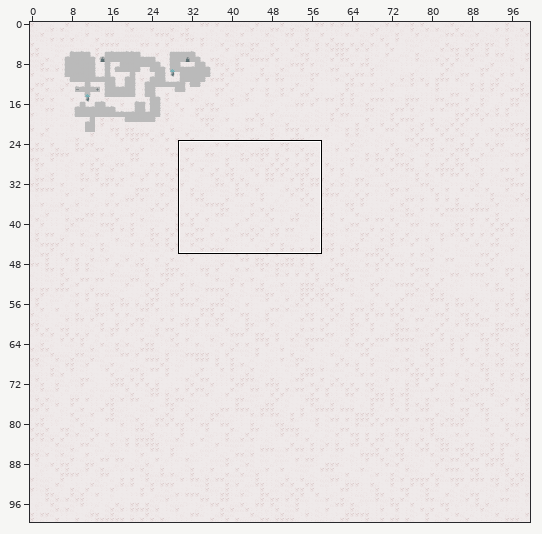
Tiled map: tmx/map.tmx. Above: a wide view before the commit, with the close-up outlined.
Close-up. Old version:
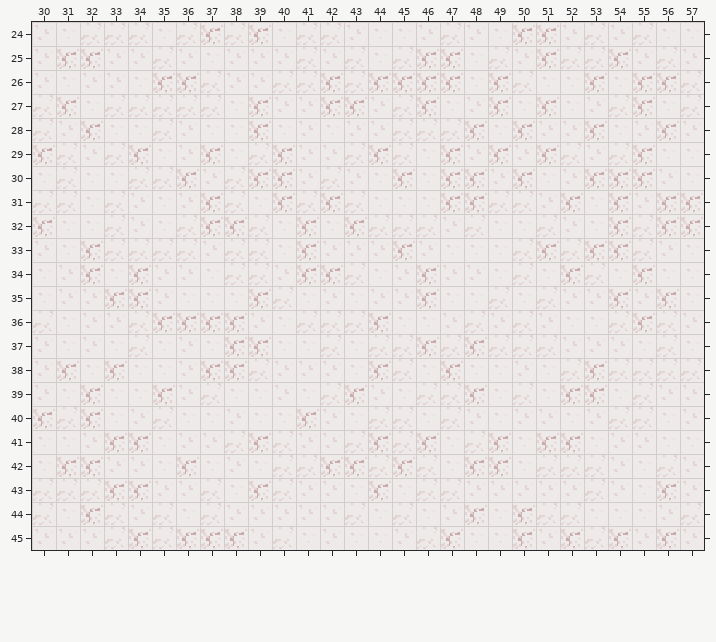
Cells are 16x16 px. Shown: x 30..57, y 24..45. The commit also changed other parts of the map, which this record leaves out.
The result:
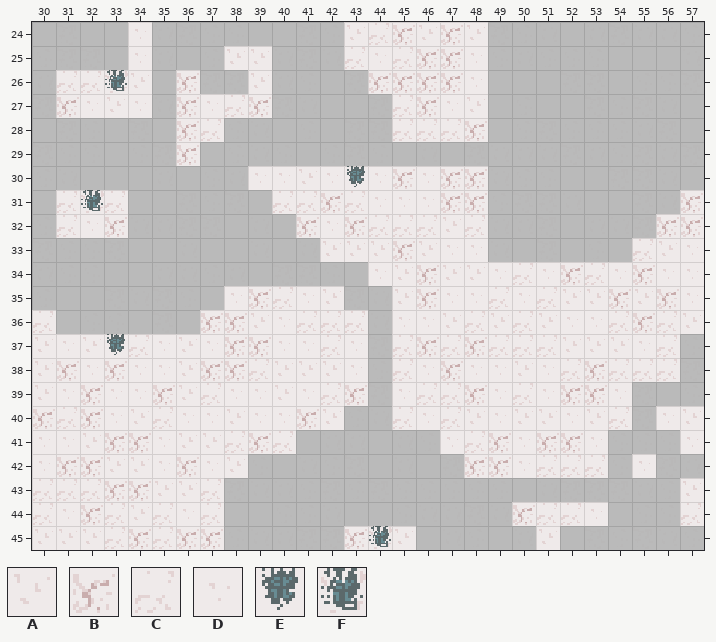
Key: from "TestSet": A 0, B 1, C 2, D 3, E 16, F 17.
_ is an empty cell.
Tiles replaced or removed in this view: A, B, C, D.
Edits made:
Changed rows in their new state; . is an unchanged cell.
Layer "Collision":
first column x 30:
24 ____D________.CB.B._________
25 ____D___..___......_________
26 _CCFA_.__.____....._________
27 _..AD_BDC._____...._________
28 ______BC_______...._________
29 ______B_____________________
30 _________DD.DE....._________
31 _.F.______C........________.
32 _C.B_______........_______..
33 ____________.......______...
34 ______________..............
35 ________.....__.............
36 .______......._.............
37 ...E.........._............_
38 .............._............_
39 .............._..........___
40 .............__.........._..
41 ...........______.......___.
42 ........._________......_.__
43 ........___________________.
44 ........____________....___.
45 ........_____BF._____.______
Pixel boxes of the changes (left, top, right, bottom) in both close-ups:
changed: (32, 22, 704, 550)
